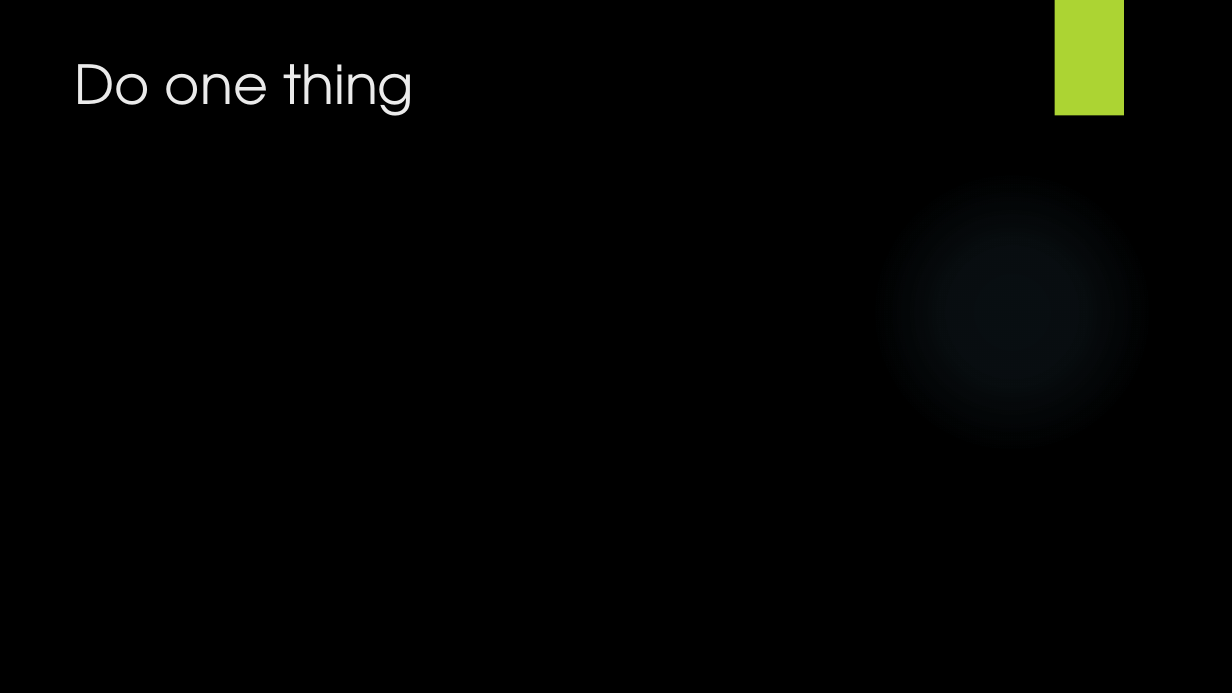
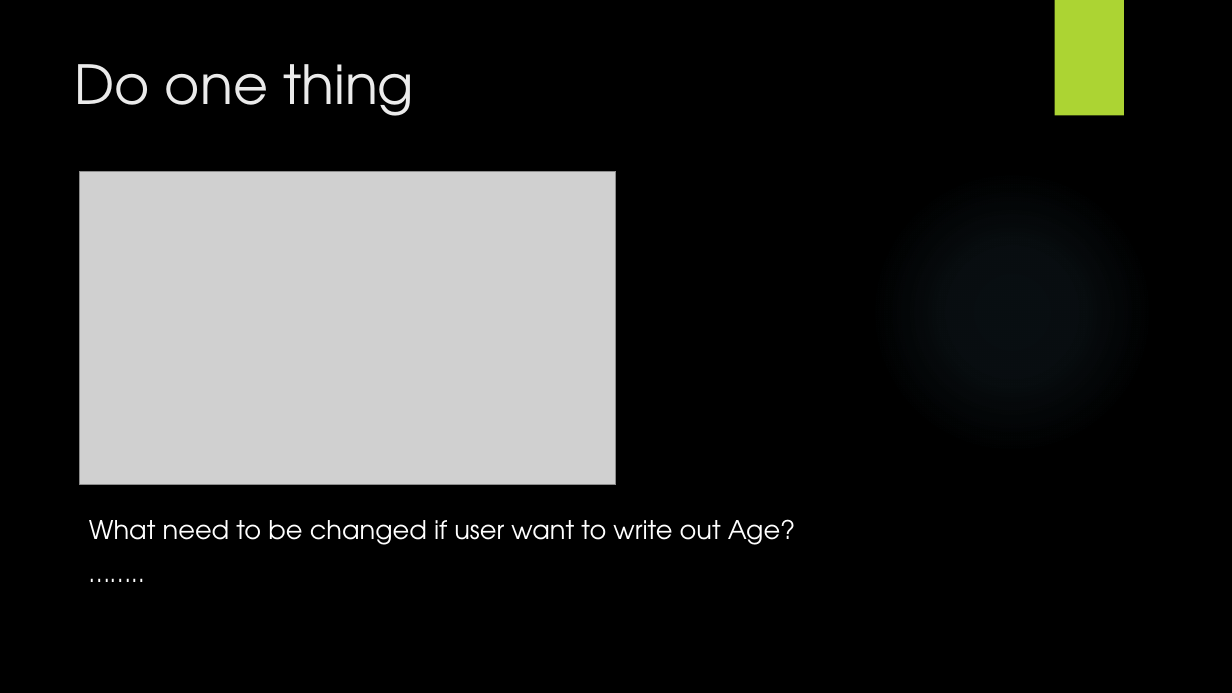
Before and after one commit to wanglifeng/PPT, a slide deck: slide 15 of Clean Code.pptx. Drawn at 1232x693 pixels with LibreOffice and Linux fonts; fonts in the diff are those of the drawing; grey boxes stand for pictures; background and template pictures are left out. Boxes give left, top, right and bottom in pixels: in the first picture for what was removed or moved away, otherwise in the second. Text is boxed around its words. In the diff, an @@ line names an element or a change of style, - is before the commit and + after.

Commit message:
done

```diff
--- a/Clean Code.pptx
+++ b/Clean Code.pptx
@@ picture added at (79,171,616,485) @@
@@ text added at (89,519,796,545), 20 pt, text #FFFFFF @@
+What need to be changed if user want to write out Age?
+……..
```
Also in this commit, not shown: 3 other slides changed, 13 slides added.
